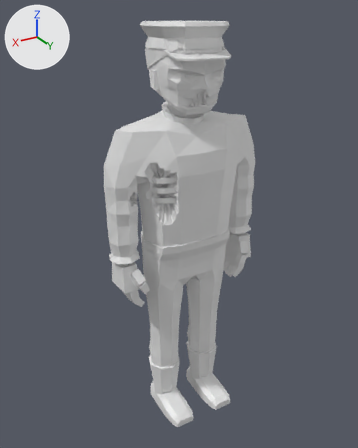
The glTF model assets/models/zombie_cop_m_b2.glb, before and after one commit.
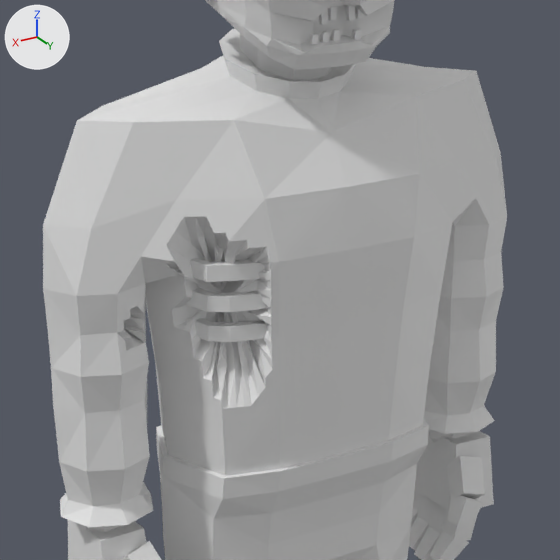
Old and new are each drawn whole from a camera (50 mm lens) standing at (1.171, 1.901, 1.991) and looking at (0.017, -0.022, 1.03) and again close up on the part from 25% to 76% of the width and 20% to 61% of the height. Arrows for +X, +Y and +Z are at upper left; the lights stay in place. The first two pictures are the older version. Vertices at exactly the same position are counted once.

The first close-up shows 'zombie_cop_m_b2'.
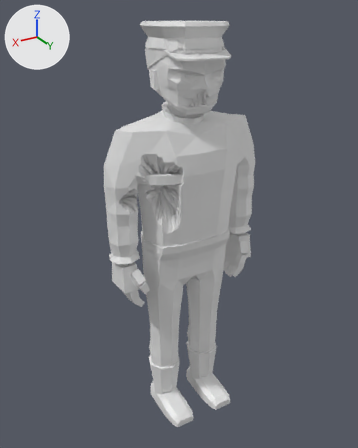
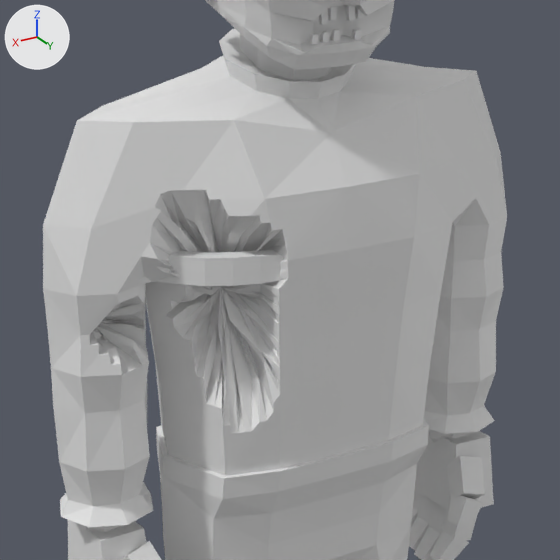
Patch to the scene script:
```diff
--- a/assets/models/zombie_cop_m_b2.glb.py
+++ b/assets/models/zombie_cop_m_b2.glb.py
@@ me_zombie_cop_m_b2 @@
 # used by ob_zombie_cop_m_b2; location = (0.0, 0.0, 0.0)
-me_zombie_cop_m_b2.from_pydata(...)  # 1983 vertices, 3803 faces; spans x -0.41..0.41, y -0.19..0.22, z 0.0..1.95
+me_zombie_cop_m_b2.from_pydata(...)  # 2184 vertices, 4223 faces; spans x -0.41..0.41, y -0.19..0.22, z 0.0..1.95
+# me_zombie_cop_m_b2 part 1: a new loose piece of 32 vertices spanning x 0.05..0.3, y 0.04..0.15, z 1.3..1.34
+# me_zombie_cop_m_b2 part 2: 60 vertices moved from x 0.11..0.33, y -0.01..0.16, z 1.06..1.41 to x 0.06..0.34, y -0.04..0.16, z 1.06..1.4; 319 vertices removed from x 0.08..0.37, y -0.01..0.16, z 1.05..1.42; 488 vertices added at x 0.05..0.4, y -0.03..0.16, z 0.98..1.53
```

What differs and where, as boxes [x1, y1, x2, y2] in the close-ups (560 x 560 px; the box of a moved part takes in the faces that stretch with it):
part 1 of me_zombie_cop_m_b2, added: after [138, 250, 283, 286]
part 2 of me_zombie_cop_m_b2, moved or reshaped: before [81, 120, 349, 469]; after [43, 91, 349, 499]
